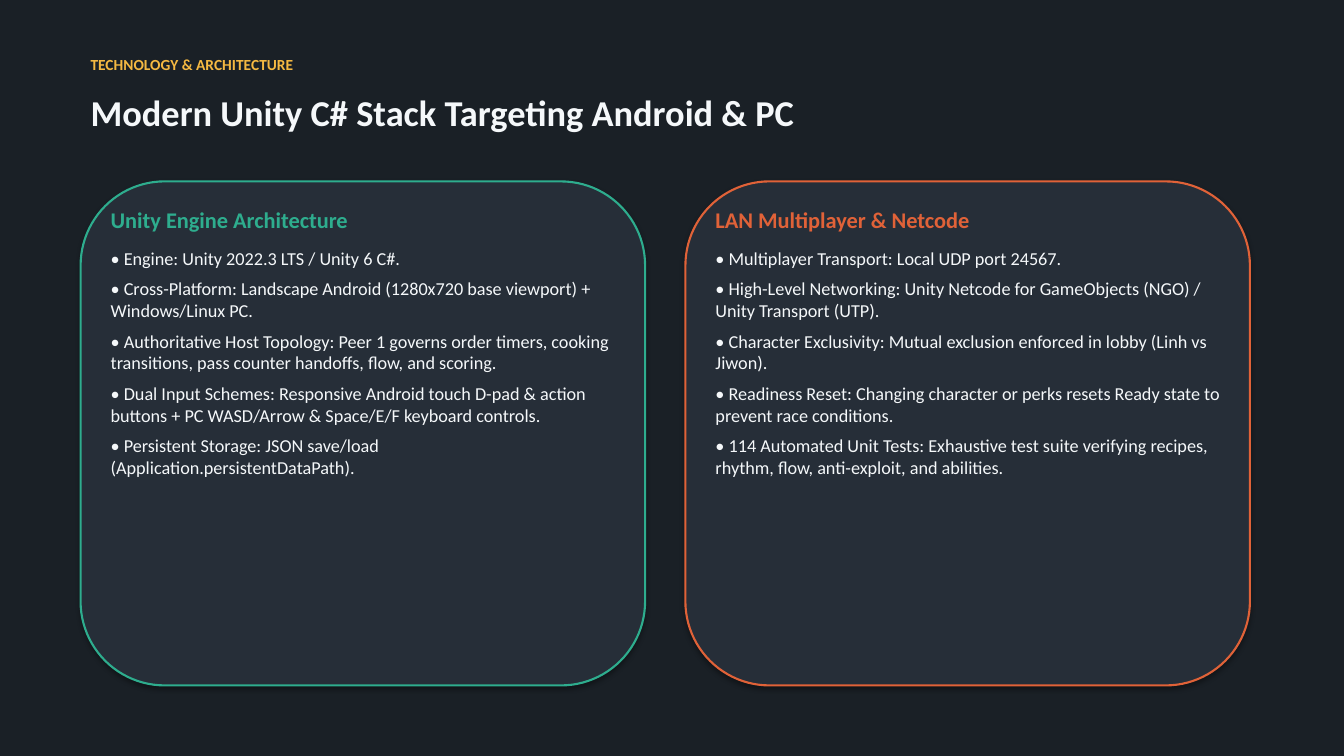
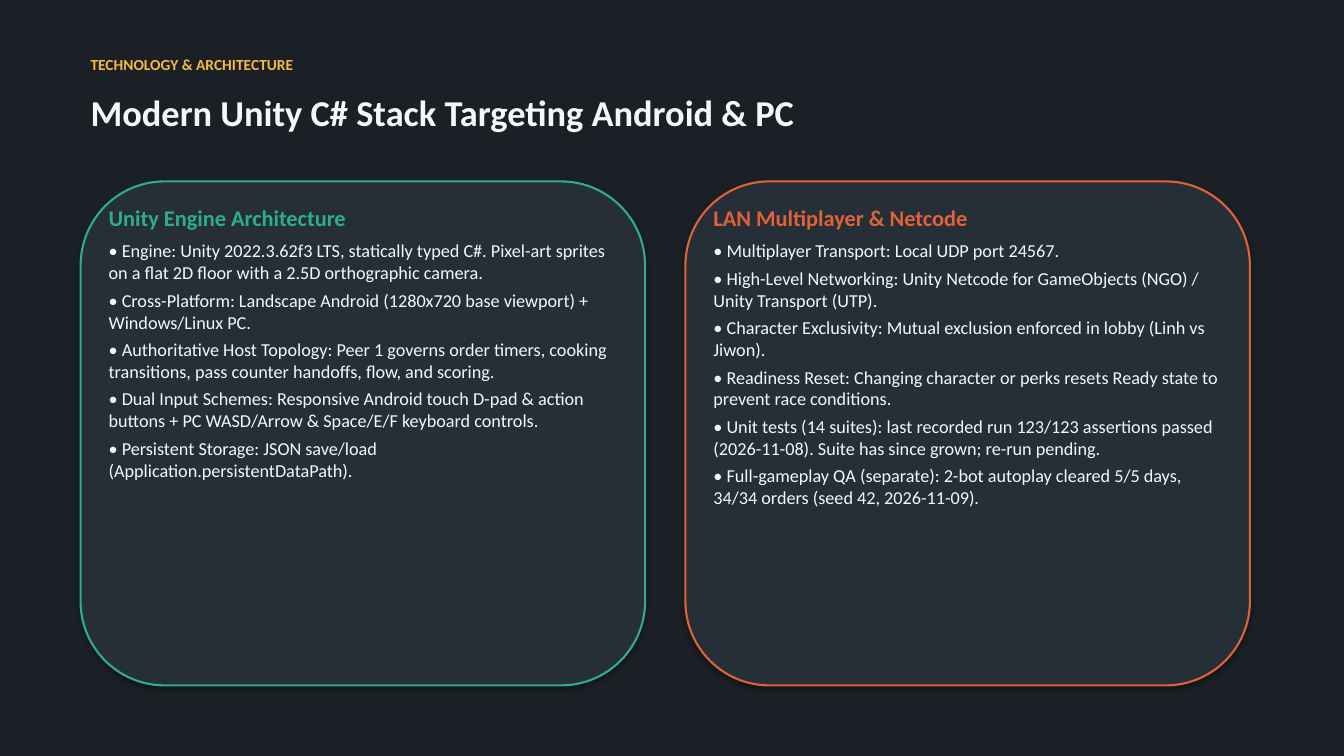
Before and after one commit to madlyham/two-ladles, a slide deck: slide 12 of docs/two_ladles_concept.pptx (slide 10 before the commit). Drawn at 1344x756 pixels with LibreOffice and Linux fonts; fonts in the diff are those of the drawing. Boxes give left, top, right and bottom in pixels: in the first picture for what was removed or moved away, otherwise in the second. Text is boxed around its words. In the diff, an @@ line names an element or a change of style, - is before the commit and + after.

```diff
--- a/docs/two_ladles_concept.pptx
+++ b/docs/two_ladles_concept.pptx
@@ text at (109,210,606,480): less space between paragraphs @@
@@ text at (713,210,1218,408): less space between paragraphs @@
@@ text at (109,244,605,282): text changed @@
-• Engine: Unity 2022.3 LTS / Unity 6 C#.
+• Engine: Unity 2022.3.62f3 LTS, statically typed C#. Pixel-art sprites on a flat 2D floor with a 2.5D orthographic camera.
@@ text at (713,420,1213,507): text changed @@
-• 114 Automated Unit Tests: Exhaustive test suite verifying recipes, rhythm, flow, anti-exploit, and abilities.
+• Unit tests (14 suites): last recorded run 123/123 assertions passed (2026-11-08). Suite has since grown; re-run pending.
+• Full-gameplay QA (separate): 2-bot autoplay cleared 5/5 days, 34/34 orders (seed 42, 2026-11-09).
```
Also in this commit, not shown: 10 other slides changed, 4 slides added, 1 slide removed, 43 other files.
